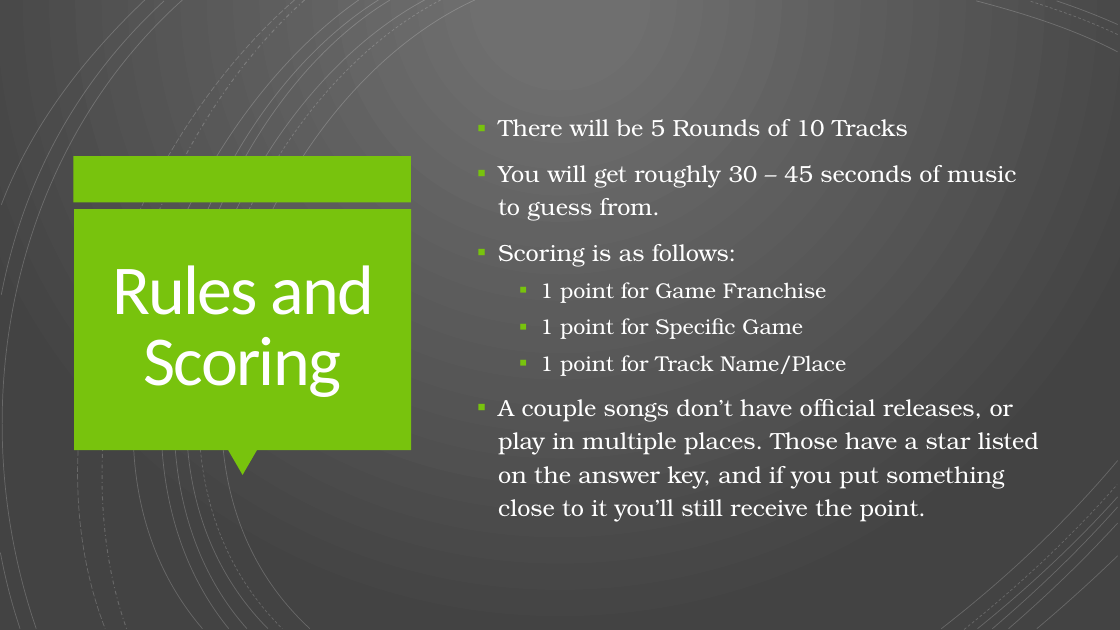
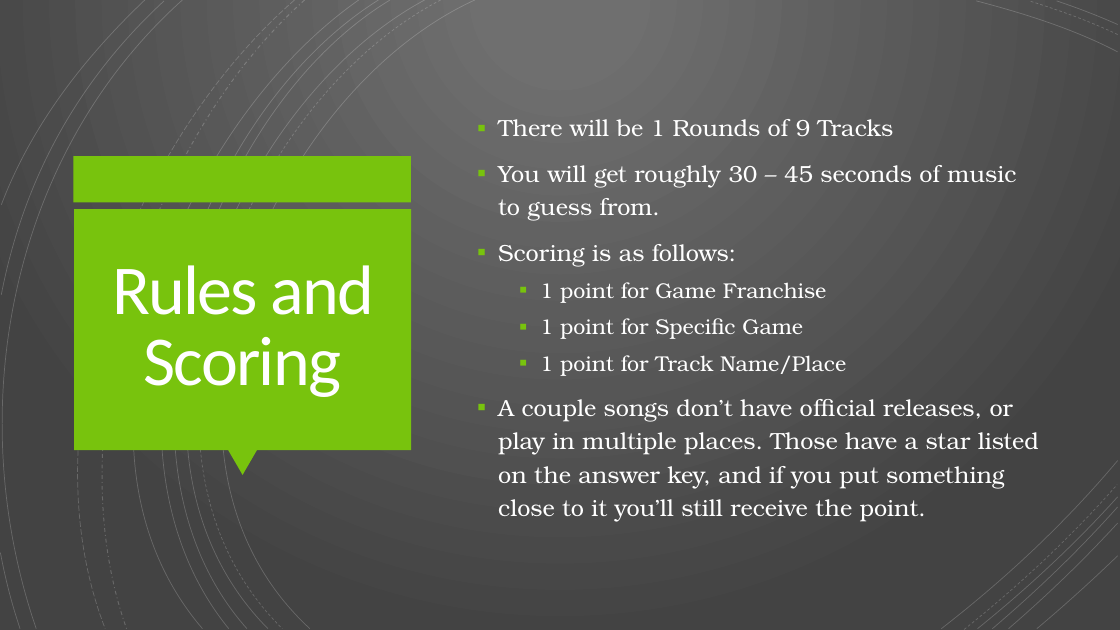
Before and after one commit to Rwelk/Video-Game-Music-Competition, a slide deck: slide 2 of VGMC 2022 Spring Slides.pptx. Drawn at 1120x630 pixels with LibreOffice and Linux fonts; fonts in the diff are those of the drawing. Boxes give left, top, right and bottom in pixels: in the first picture for what was removed or moved away, otherwise in the second. Text is boxed around its words. In the diff, an @@ line names an element or a change of style, - is before the commit and + after.

```diff
--- a/VGMC 2022 Spring Slides.pptx
+++ b/VGMC 2022 Spring Slides.pptx
@@ text at [498,119,894,136]: text changed @@
-▪ There will be 5 Rounds of 10 Tracks
+▪ There will be 1 Rounds of 9 Tracks
```
Also in this commit, not shown: 1 other slide changed, 49 slides removed, 6 other files.
